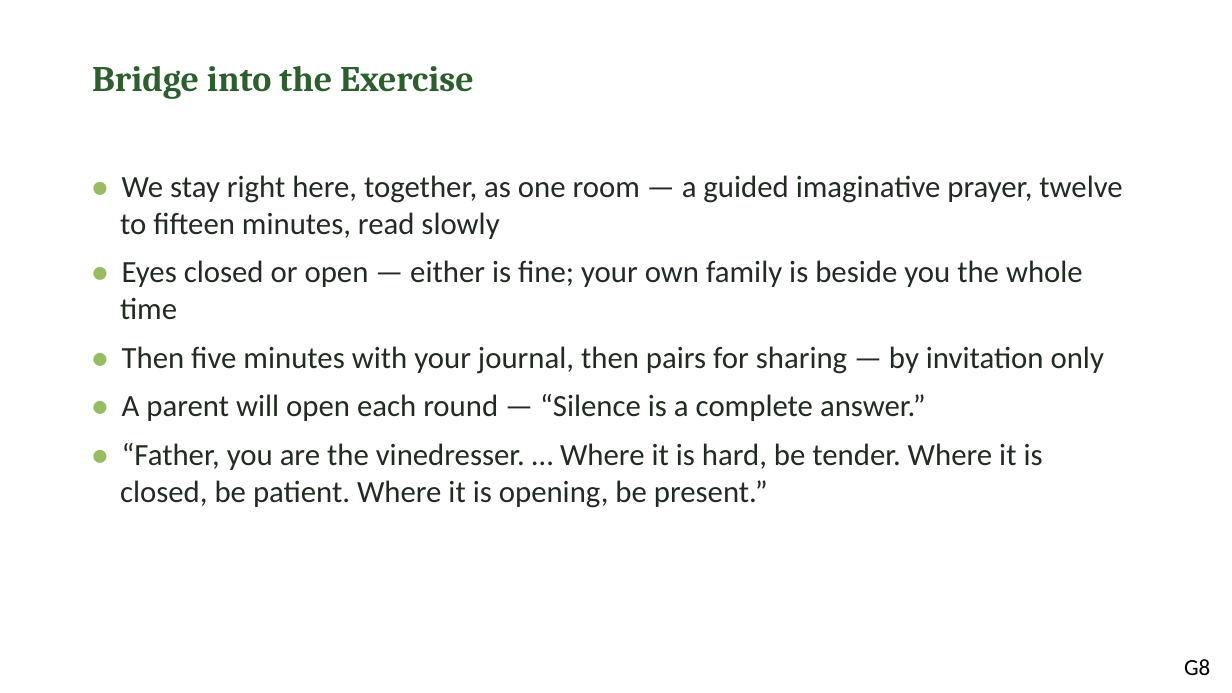
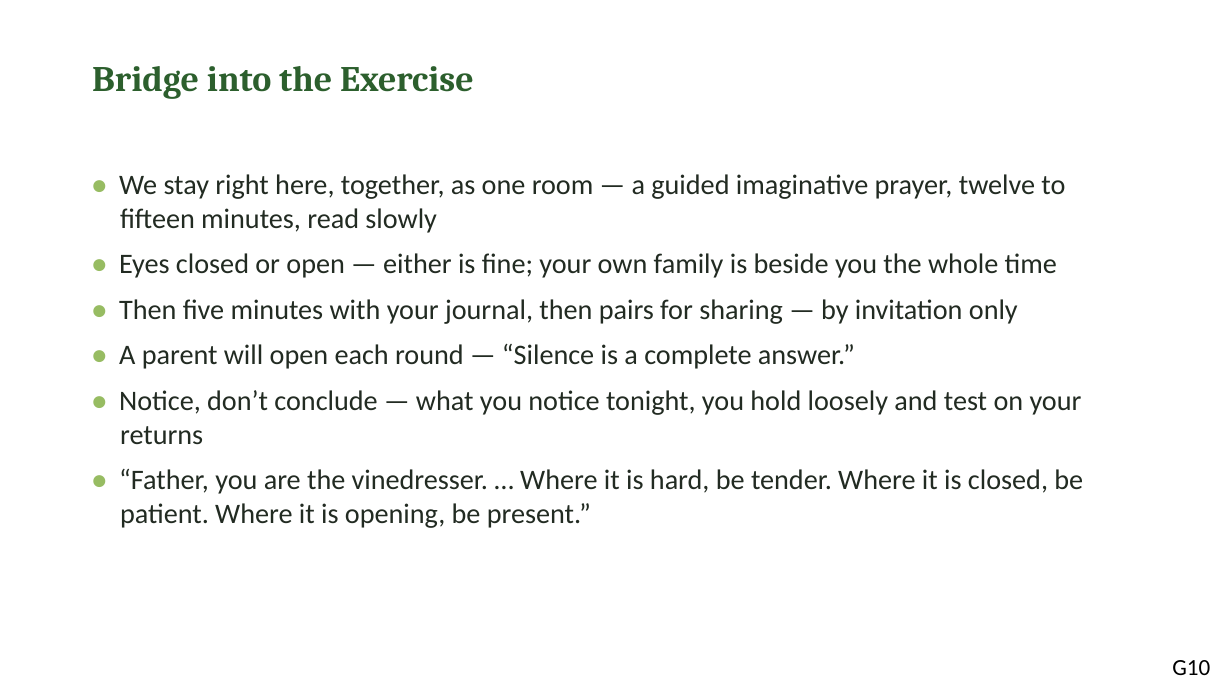
Before and after one commit to jgtittle-ministries/fellowship-of-the-heart-pilot-at-cca-dev, a slide deck: slide 10 of _implementation-notes/evening-series/FotH Evening Session 9-10 Combined Slides DRAFT v1.pptx (slide 8 before the commit). Drawn at 1232x693 pixels with LibreOffice and Linux fonts; fonts in the diff are those of the drawing. Boxes give left, top, right and bottom in pixels: in the first picture for what was removed or moved away, otherwise in the second. Text is boxed around its words. In the diff, an @@ line names an element or a change of style, - is before the commit and + after.

```diff
--- a/_implementation-notes/evening-series/FotH Evening Session 9-10 Combined Slides DRAFT v1.pptx
+++ b/_implementation-notes/evening-series/FotH Evening Session 9-10 Combined Slides DRAFT v1.pptx
@@ text at bbox=[119, 174, 1083, 528]: size 24 to 22 pt in "• We stay right here, together, as ...", "• Eyes closed or open — either ...", "• Then five minutes with your journal, ...", "• A parent will open each round ..." and 1 more places @@
@@ text at bbox=[119, 390, 1082, 444]: paragraph added @@
+• Notice, don’t conclude — what you notice tonight, you hold loosely and test on your returns
@@ text at bbox=[1172, 660, 1210, 675]: text changed @@
-G8
+G10
```
Also in this commit, not shown: 9 other slides changed, 2 slides added, 9 other files.
